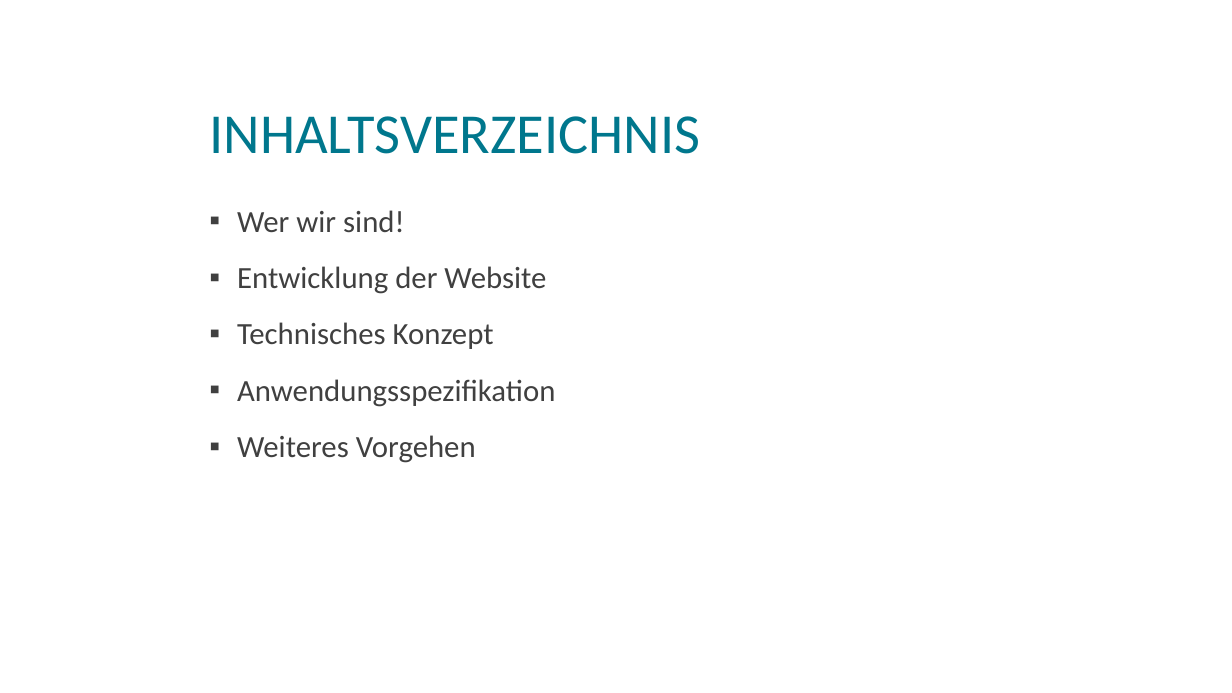
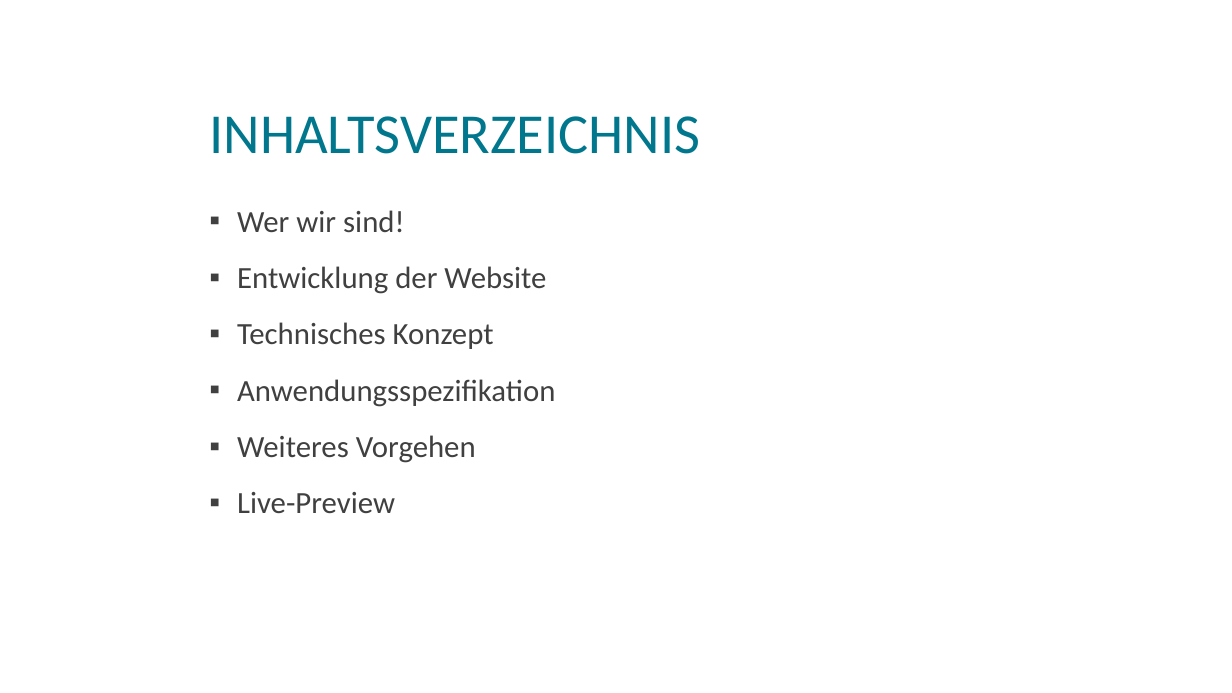
Before and after one commit to magharmi/StudentenFuerStudenten, a slide deck: slide 2 of websitePPneu.pptx. Drawn at 1232x693 pixels with LibreOffice and Linux fonts; fonts in the diff are those of the drawing; background and template pictures are left out. Boxes give left, top, right and bottom in pixels: in the first picture for what was removed or moved away, otherwise in the second. Text is boxed around its words. In the diff, an @@ line names an element or a change of style, - is before the commit and + after.

```diff
--- a/websitePPneu.pptx
+++ b/websitePPneu.pptx
@@ text at <box>237,492,395,513</box>: paragraph added @@
+▪ Live-Preview
```
Also in this commit, not shown: 12 other slides changed, 1 slide added, 8 slides removed, 2 other files.
